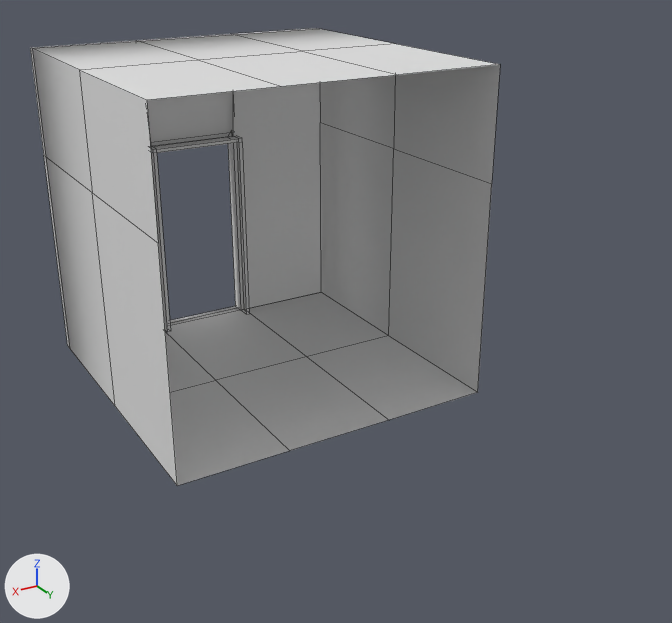
Before and after pictures for a commit that changed the FBX model LD37/Assets/room.fbx.
The view is the same before and after, from a 50 mm lens placed at (9.72, 19.97, 11.09), pointed at (-0.52, 2.92, 2.56). Arrows for +X, +Y and +Z are at lower left; the lights stay in place. Mesh edges are drawn as thin lines. Where no turn or scale is listed for an object, it has been applied to the vertices. Vertices at the same position are counted once.

Names of what the first picture shows: 'Room'.
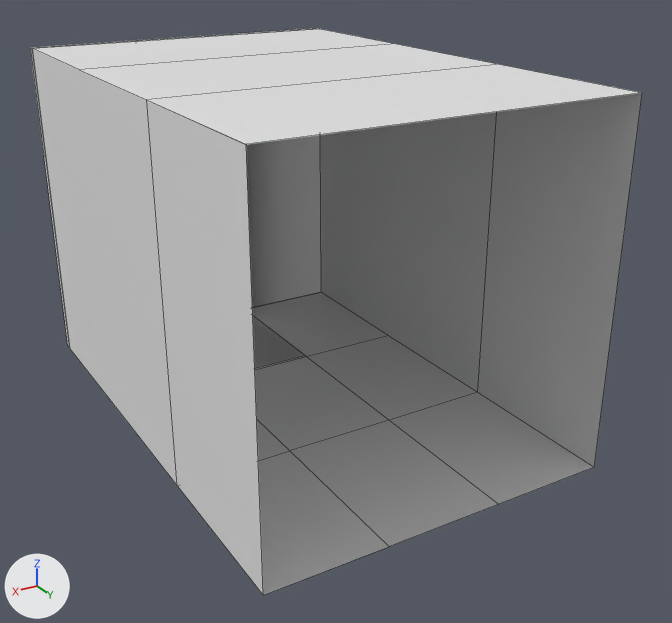
Edits to the bpy script that builds the scene:
```text
Change me_mesh:
    used by ob_room; location = (0.0, 0.0, 0.0)
    remove me_mesh.from_pydata(...)  # 74 vertices, 69 faces; spans x -4.03..4.03, y -4.22..4.0, z -0.03..8.03
    add me_mesh.from_pydata(...)  # 87 vertices, 73 faces; spans x -4.03..4.03, y -4.22..8.0, z -0.03..8.03
    me_mesh part 1
    8 vertices are removed from x -4.03..4.03, y 0.0..4.0, z 5.36..8.03
    34 faces are deleted
    13 vertices are added at x -4.03..4.03, y -4.08..4.0, z -0.03..8.03
    8 new vertices lie (0.0, 4.0, 0.0) away from vertices in x -4.03..4.03, y 4.0, z -0.03..8.03
    38 new faces join them
```

Pixel boxes (x1, y1, x2, y2) of what changed, in the pictures (672 x 623 px; the box of a moved part takes in the faces that stretch with it):
'Room', reshaped (30% wider, 24% taller)
    before: (30, 28, 500, 486)
    after: (30, 28, 642, 595)
part 1 of me_mesh, moved or reshaped
    before: (32, 29, 500, 485)
    after: (32, 29, 642, 595)
